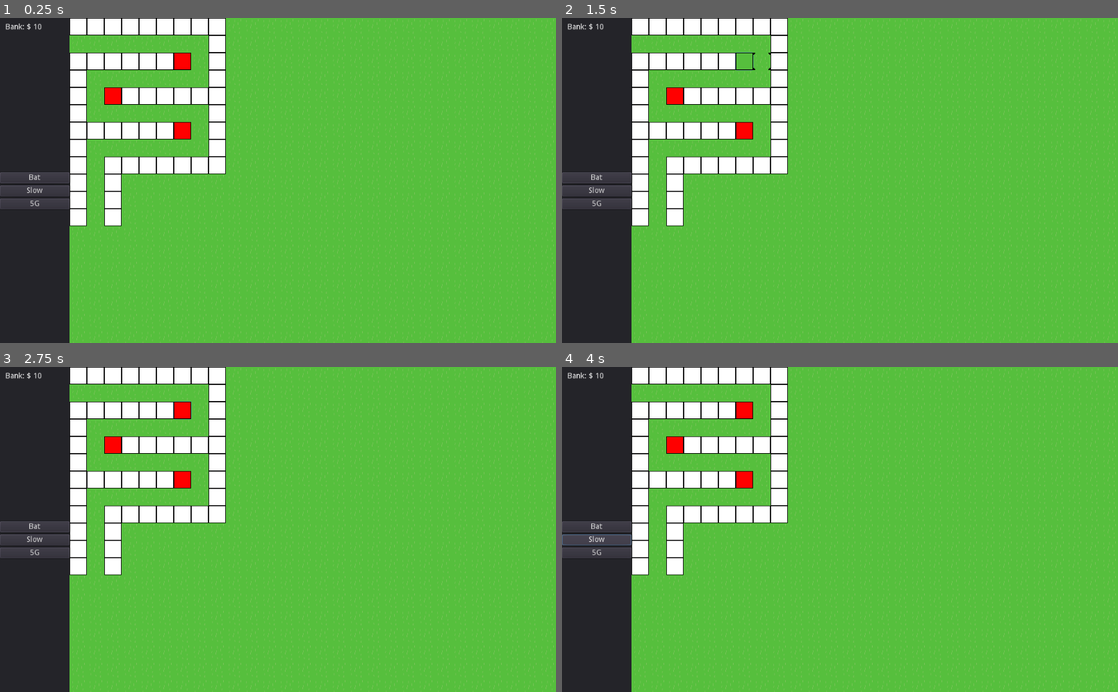
Above: before the commit, frames 1-4 (two rows, left to right).
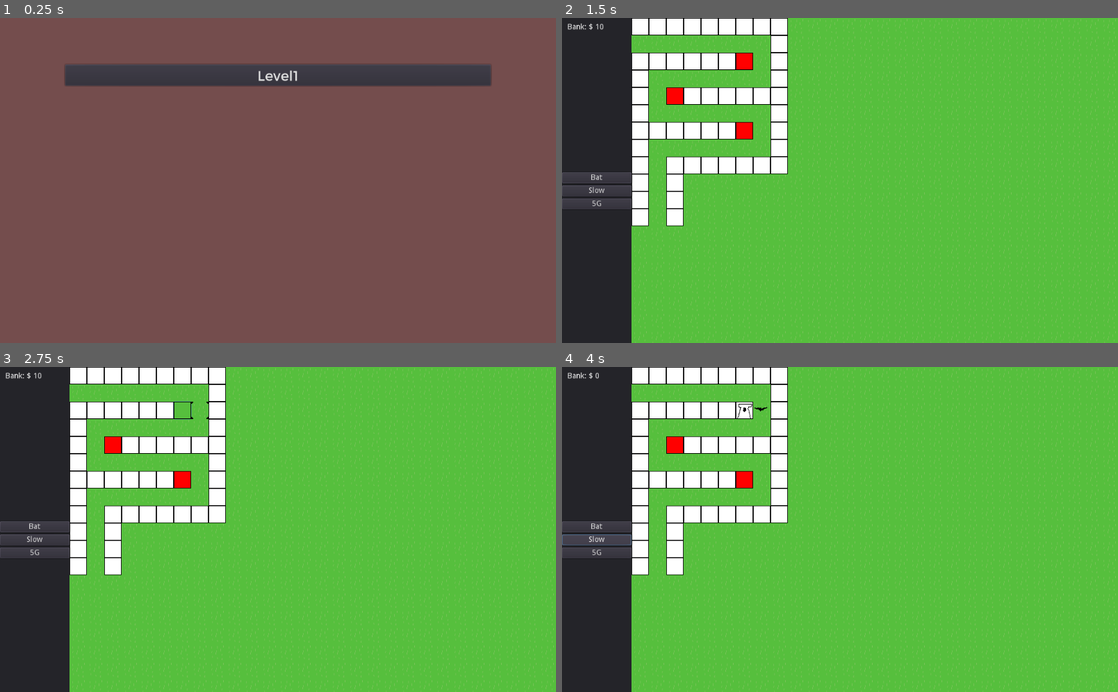
Above: after the commit, the same moments.

Repository: S-D-V-A-S-M-V-V-I-C-T-S-S-BAGGER/CovidTowerDefense
Game: Godot game, scene res://Menus/MainMenu/MainMenu.tscn
The game is run twice, just before and just after one commit, with the same random seed, the same clock (stepped at 60 frames per second) and the same inputs. Before the commit the project starts from res://Levels/Level1.tscn.
Inputs (mouse positions are in pixels of both pictures, inside the frame that each line leads up to):
- Up to frame 1 (0.25 s): no input
- Up to frame 2 (1.5 s): click (745, 60) at 0.52 s; click (840, 76) at 1.25 s, where only the run after the commit has a clickable "Level1"
- Up to frame 3 (2.75 s): click (183, 409) at 2.02 s
- Up to frame 4 (4 s): click "Bat" at 2.75 s; click "Slow" at 3.5 s

The runs differ from the first frame. In frame 1, 100% of the frame differs, in the area x 0-100%, y 0-100%; in frame 2, 0.2%; in frame 3, 0.2%; in frame 4, 0.2%.

Commit message:
Added main menu

Diff:
--- a/Levels/BaseLevel.tscn
+++ b/Levels/BaseLevel.tscn
@@ -72,3 +72,4 @@
 
 [editable path="HUD"]
 [editable path="HUD/TowerPositions/TowerPlacer"]
+[editable path="HUD/TowerPositions/TowerPlacer2"]
--- a/Levels/BaseLevelEnemyPath.tres
+++ b/Levels/BaseLevelEnemyPath.tres
@@ -2,5 +2,5 @@
 
 [resource]
 _data = {
-"points": PoolVector2Array( 0, 0, 0, 0, 68.8609, 47.4736, 0, 0, 0, 0, 363.017, 51.7162, 0, 0, 0, 0, 364.431, 113.942, 0, 0, 0, 0, 174.927, 113.942, 0, 0, 0, 0, 172.098, 177.581, 0, 0, 0, 0, 367.26, 177.581, 0, 0, 0, 0, 365.846, 238.392, 0, 0, 0, 0, 176.341, 241.221, 0, 0, 0, 0, 173.513, 434.968 )
+"points": PoolVector2Array( 0, 0, 0, 0, 68.8609, 47.4736, 0, 0, 0, 0, 363.017, 51.7162, 0, 0, 0, 0, 746.269, 106.871, 0, 0, 0, 0, 911.732, 217.179, 0, 0, 0, 0, 904.661, 395.37, 0, 0, 0, 0, 725.056, 478.809, 0, 0, 0, 0, 377.159, 495.779, 0, 0, 0, 0, 225.839, 550.934, 0, 0, 0, 0, 173.513, 434.968 )
 }
--- a/Levels/Level1.tscn
+++ b/Levels/Level1.tscn
@@ -3,7 +3,6 @@
 [ext_resource path="res://PlaceHolders/PlaceHolderTile.png" type="Texture" id=1]
 [ext_resource path="res://PlaceHolders/Background.png" type="Texture" id=2]
 [ext_resource path="res://Enemies/Enemy.tscn" type="PackedScene" id=3]
-[ext_resource path="res://Levels/BaseLevelEnemyPath.tres" type="Curve2D" id=4]
 [ext_resource path="res://Gui/HUD.tscn" type="PackedScene" id=8]
 [ext_resource path="res://Gui/TowerPlacer.tscn" type="PackedScene" id=9]
 [ext_resource path="res://Levels/Waves/Spawner.tscn" type="PackedScene" id=10]
@@ -24,6 +23,11 @@
 0/shape_one_way_margin = 0.0
 0/shapes = [  ]
 0/z_index = 0
+
+[sub_resource type="Curve2D" id=2]
+_data = {
+"points": PoolVector2Array( 0, 0, 0, 0, 68.8609, 47.4736, 0, 0, 0, 0, 363.017, 51.7162, 0, 0, 0, 0, 364.431, 113.942, 0, 0, 0, 0, 174.927, 113.942, 0, 0, 0, 0, 172.098, 177.581, 0, 0, 0, 0, 367.26, 177.581, 0, 0, 0, 0, 365.846, 238.392, 0, 0, 0, 0, 176.341, 241.221, 0, 0, 0, 0, 173.513, 434.968 )
+}
 
 [node name="LevelTemplate" type="Control"]
 anchor_right = 1.0
@@ -55,7 +59,7 @@
 tile_data = PoolIntArray( 0, 0, 0, 1, 0, 0, 2, 0, 0, 3, 0, 0, 4, 0, 0, 5, 0, 0, 6, 0, 0, 7, 0, 0, 8, 0, 0, 9, 0, 0, 10, …(725 unchanged characters)…
 
 [node name="Path" type="Path2D" parent="."]
-curve = ExtResource( 4 )
+curve = SubResource( 2 )
 
 [node name="SpawnPoint" parent="." instance=ExtResource( 10 )]
 position = Vector2( 142.835, 48.0829 )
--- /dev/null
+++ b/Menus/MainMenu/MainMenu.gd
@@ -0,0 +1,6 @@
+extends ColorRect
+
+export (PackedScene) var level1_scene
+
+func _on_Level1Button_pressed() -> void:
+	get_tree().change_scene_to(level1_scene)
--- a/Menus/MainMenu/MainMenu.tscn
+++ b/Menus/MainMenu/MainMenu.tscn
@@ -1,8 +1,31 @@
-[gd_scene load_steps=2 format=2]
+[gd_scene load_steps=7 format=2]
+
+[ext_resource path="res://Sprites/MilasianCircaBoldPERSONAL.ttf" type="DynamicFontData" id=1]
+[ext_resource path="res://Sprites/Trueno-wml2.otf" type="DynamicFontData" id=2]
+[ext_resource path="res://Menus/MainMenu/MainMenu.gd" type="Script" id=3]
+[ext_resource path="res://Levels/Level1.tscn" type="PackedScene" id=4]
 
 [sub_resource type="DynamicFont" id=1]
+size = 104
+use_filter = true
+font_data = ExtResource( 1 )
 
-[node name="MainMenu" type="MarginContainer"]
+[sub_resource type="DynamicFont" id=2]
+size = 26
+use_filter = true
+font_data = ExtResource( 2 )
+
+[node name="MainMenu" type="ColorRect"]
+anchor_right = 1.0
+anchor_bottom = 1.0
+color = Color( 0.458824, 0.305882, 0.305882, 1 )
+script = ExtResource( 3 )
+__meta__ = {
+"_edit_use_anchors_": false
+}
+level1_scene = ExtResource( 4 )
+
+[node name="Margin" type="MarginContainer" parent="."]
 anchor_right = 1.0
 anchor_bottom = 1.0
 custom_constants/margin_right = 120
@@ -13,21 +36,33 @@
 "_edit_use_anchors_": false
 }
 
-[node name="VBoxContainer" type="VBoxContainer" parent="."]
+[node name="VBox" type="VBoxContainer" parent="Margin"]
 margin_left = 120.0
 margin_top = 80.0
 margin_right = 904.0
 margin_bottom = 520.0
 
-[node name="Label" type="Label" parent="VBoxContainer"]
+[node name="Title" type="Label" parent="Margin/VBox"]
 margin_right = 784.0
-margin_bottom = 1.0
+margin_bottom = 104.0
 custom_fonts/font = SubResource( 1 )
-text = "Menu"
+text = "Covid Tower Defense"
 
-[node name="HBoxContainer" type="HBoxContainer" parent="VBoxContainer"]
-margin_top = 5.0
+[node name="Margin" type="MarginContainer" parent="Margin/VBox"]
+margin_top = 108.0
 margin_right = 784.0
 margin_bottom = 440.0
 size_flags_horizontal = 3
 size_flags_vertical = 3
+
+[node name="VBox" type="VBoxContainer" parent="Margin/VBox/Margin"]
+margin_right = 784.0
+margin_bottom = 332.0
+
+[node name="Level1Button" type="Button" parent="Margin/VBox/Margin/VBox"]
+margin_right = 784.0
+margin_bottom = 39.0
+custom_fonts/font = SubResource( 2 )
+text = "Level1"
+
+[connection signal="pressed" from="Margin/VBox/Margin/VBox/Level1Button" to="." method="_on_Level1Button_pressed"]
--- /dev/null
+++ b/Sprites/BlockyFontTemplate.tres
@@ -0,0 +1,6 @@
+[gd_resource type="DynamicFont" load_steps=2 format=2]
+
+[ext_resource path="res://Sprites/Trueno-wml2.otf" type="DynamicFontData" id=1]
+
+[resource]
+font_data = ExtResource( 1 )
--- /dev/null
+++ b/Sprites/FontTemplate.tres
@@ -0,0 +1,6 @@
+[gd_resource type="DynamicFont" load_steps=2 format=2]
+
+[ext_resource path="res://Sprites/MilasianCircaBoldPERSONAL.ttf" type="DynamicFontData" id=1]
+
+[resource]
+font_data = ExtResource( 1 )
--- a/project.godot
+++ b/project.godot
@@ -27,7 +27,7 @@
 [application]
 
 config/name="CovidTowerDefense"
-run/main_scene="res://Levels/Level1.tscn"
+run/main_scene="res://Menus/MainMenu/MainMenu.tscn"
 config/icon="res://icon.png"
 
 [layer_names]
Binary file added: Sprites/Trueno-wml2.otf
